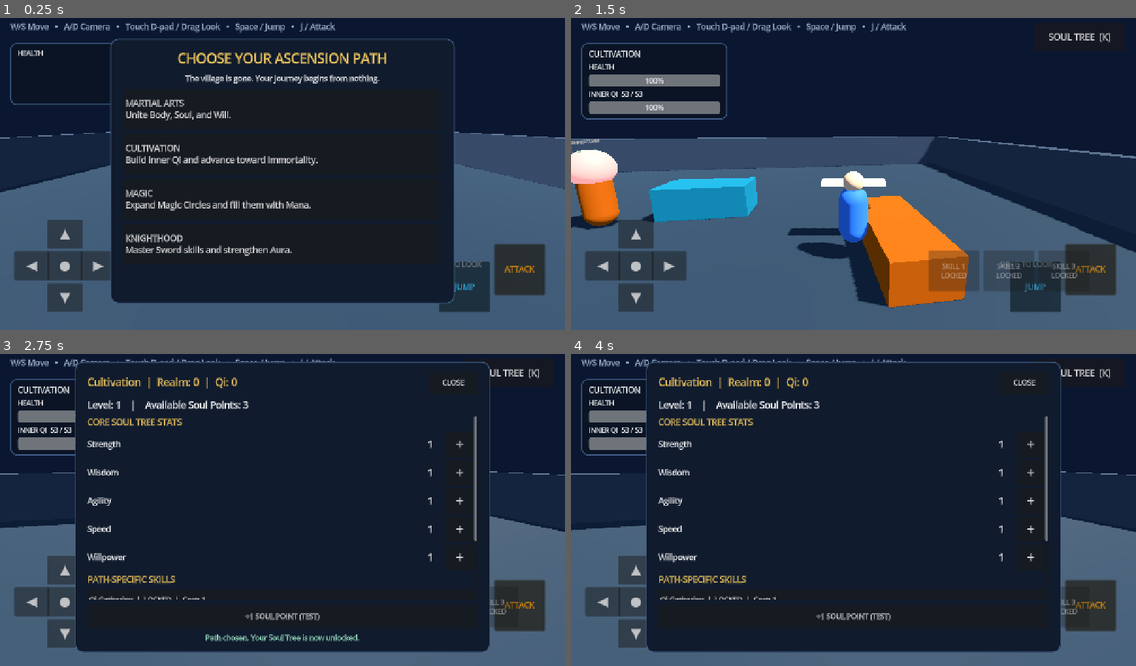
Above: before the commit, frames 1-4 (two rows, left to right).
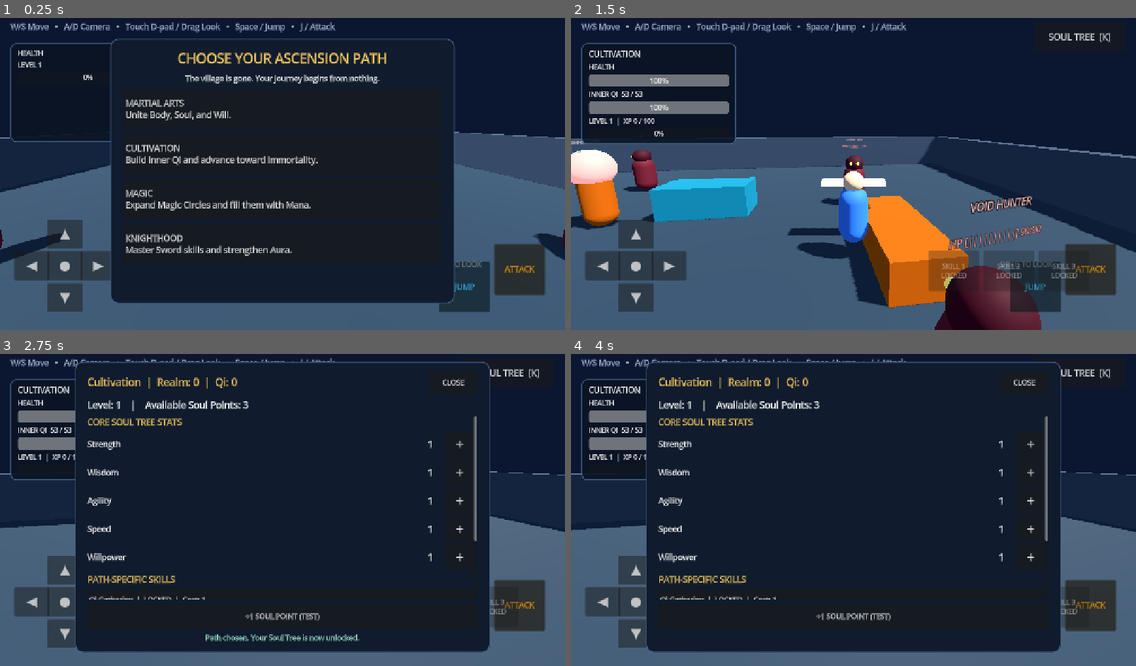
Above: after the commit, the same moments.

Repository: Hamody44/convergence-of-worlds
Game: Godot game, scene res://scenes/main.tscn
Two runs of this game, one before a commit and one after it. Both use one fixed random seed, a clock stepped at 60 frames per second and the inputs below.
Inputs (mouse positions are in pixels of both pictures, inside the frame that each line leads up to):
- Up to frame 1 (0.25 s): no input
- Up to frame 2 (1.5 s): move the mouse to (977, 155) at 0.52 s; hold D (move_right) 0.53-1.25 s; tap J (attack) at 0.6 s; click (977, 155) at 0.67 s; tap Space (jump) at 0.77 s; drag from (740, 186) to (825, 233) at 1.27 s
- Up to frame 3 (2.75 s): move the mouse to (339, 438) at 2.02 s; hold D (move_right) from 2.03 s (still down); hold K (toggle_soul_tree) from 2.03 s (still down); click (339, 438) at 2.17 s; tap J (attack) at 2.3 s
- Up to frame 4 (4 s): release D (move_right) at 2.75 s; release K (toggle_soul_tree) at 2.75 s; drag from (825, 569) to (684, 460) at 2.77 s; click "▲" at 3.5 s

The runs differ from the first frame. In frame 1, 1.0% of the frame differs, in the area x 0-100%, y 14-79%; in frame 2, 5.1%, in the area x 1-84%, y 7-100%; in frame 3, 0.3%; in frame 4, 0.3%.

Commit message:
Add Phase 4 enemies XP and player respawn

Diff:
--- /dev/null
+++ b/scenes/enemy.tscn
@@ -0,0 +1,6 @@
+[gd_scene load_steps=2 format=3]
+
+[ext_resource path="res://scripts/enemy.gd" type="Script" id="1_enemy"]
+
+[node name="Enemy" type="CharacterBody3D"]
+script = ExtResource("1_enemy")
--- /dev/null
+++ b/scripts/enemy.gd
@@ -0,0 +1,254 @@
+class_name ActionRPGEnemy
+extends CharacterBody3D
+
+@export var maximum_health: float = 90.0
+@export var detection_range: float = 11.0
+@export var melee_range: float = 2.1
+@export var attack_damage: float = 12.0
+@export var attack_interval: float = 1.6
+@export var experience_reward: int = 35
+@export var respawn_delay: float = 4.0
+
+var health: float
+var spawn_position: Vector3
+var attack_timer: float = 0.0
+var respawn_timer: float = 0.0
+var is_defeated: bool = false
+var body_visual: MeshInstance3D
+var eye_left: MeshInstance3D
+var eye_right: MeshInstance3D
+var health_label: Label3D
+var name_label: Label3D
+var status_label: Label3D
+
+func _ready() -> void:
+	collision_layer = 4
+	collision_mask = 1
+	floor_snap_length = 0.3
+	spawn_position = global_position
+	health = maximum_health
+	_build_enemy()
+	_update_health_display()
+
+func _physics_process(delta: float) -> void:
+	if is_defeated:
+		velocity = Vector3.ZERO
+		respawn_timer -= delta
+		if respawn_timer <= 0.0:
+			_respawn()
+		return
+
+	attack_timer = maxf(attack_timer - delta, 0.0)
+	var player := _get_player()
+	if player == null:
+		_patrol_idle(delta)
+		return
+
+	var distance := global_position.distance_to(player.global_position)
+	if distance <= detection_range:
+		_chase_or_attack(player, distance, delta)
+	else:
+		_patrol_idle(delta)
+
+	if not is_on_floor():
+		velocity.y -= get_gravity().length() * delta
+	else:
+		velocity.y = 0.0
+	move_and_slide()
+
+func _build_enemy() -> void:
+	var collision := CollisionShape3D.new()
+	var capsule_shape := CapsuleShape3D.new()
+	capsule_shape.radius = 0.58
+	capsule_shape.height = 2.2
+	collision.shape = capsule_shape
+	collision.position.y = 1.1
+	add_child(collision)
+
+	body_visual = MeshInstance3D.new()
+	var body_mesh := CapsuleMesh.new()
+	body_mesh.radius = 0.58
+	body_mesh.height = 2.2
+	body_mesh.radial_segments = 16
+	body_mesh.rings = 8
+	body_visual.mesh = body_mesh
+	body_visual.position.y = 1.1
+	body_visual.material_override = _make_material(Color("#641b2b"), 0.05)
+	add_child(body_visual)
+
+	var head := MeshInstance3D.new()
+	var head_mesh := SphereMesh.new()
+	head_mesh.radius = 0.48
+	head_mesh.height = 0.96
+	head.mesh = head_mesh
+	head.position = Vector3(0.0, 2.25, 0.0)
+	head.material_override = _make_material(Color("#3f1020"), 0.0)
+	add_child(head)
+
+	eye_left = _make_eye(Vector3(-0.18, 2.32, -0.42))
+	eye_right = _make_eye(Vector3(0.18, 2.32, -0.42))
+
+	name_label = Label3D.new()
+	name_label.text = "VOID HUNTER"
+	name_label.position = Vector3(0.0, 3.55, 0.0)
+	name_label.font_size = 25
+	name_label.outline_size = 7
+	name_label.modulate = Color("#fecaca")
+	add_child(name_label)
+
+	health_label = Label3D.new()
+	health_label.position = Vector3(0.0, 3.18, 0.0)
+	health_label.font_size = 24
+	health_label.outline_size = 6
+	health_label.modulate = Color("#fca5a5")
+	add_child(health_label)
+
+func _make_eye(eye_position: Vector3) -> MeshInstance3D:
+	var eye := MeshInstance3D.new()
+	var eye_mesh := SphereMesh.new()
+	eye_mesh.radius = 0.09
+	eye_mesh.height = 0.18
+	eye.mesh = eye_mesh
+	eye.position = eye_position
+	eye.material_override = _make_emission_material(Color("#fbbf24"))
+	add_child(eye)
+	return eye
+
+func _chase_or_attack(player: ActionRPGPlayer, distance: float, delta: float) -> void:
+	var direction := player.global_position - global_position
+	direction.y = 0.0
+	if direction.length_squared() <= 0.001:
+		velocity.x = move_toward(velocity.x, 0.0, 20.0 * delta)
+		velocity.z = move_toward(velocity.z, 0.0, 20.0 * delta)
+		return
+	direction = direction.normalized()
+	look_at(global_position + direction, Vector3.UP)
+	if distance > melee_range:
+		velocity.x = move_toward(velocity.x, direction.x * 2.8, 12.0 * delta)
+		velocity.z = move_toward(velocity.z, direction.z * 2.8, 12.0 * delta)
+	else:
+		velocity.x = move_toward(velocity.x, 0.0, 18.0 * delta)
+		velocity.z = move_toward(velocity.z, 0.0, 18.0 * delta)
+		if attack_timer <= 0.0:
+			attack_timer = attack_interval
+			player.take_damage(attack_damage)
+			_spawn_attack_flash()
+
+func _patrol_idle(delta: float) -> void:
+	velocity.x = move_toward(velocity.x, 0.0, 8.0 * delta)
+	velocity.z = move_toward(velocity.z, 0.0, 8.0 * delta)
+
+func take_damage(amount: float) -> void:
+	if is_defeated:
+		return
+	var applied_damage := maxf(amount, 0.0)
+	health = maxf(health - applied_damage, 0.0)
+	_show_damage_number(applied_damage)
+	_update_health_display()
+	if health <= 0.0:
+		_defeat()
+
+func _defeat() -> void:
+	is_defeated = true
+	respawn_timer = respawn_delay
+	velocity = Vector3.ZERO
+	var player := _get_player()
+	if player != null and player.stats != null:
+		player.stats.add_experience(experience_reward)
+		player.stats.advance_path_progress(0.5)
+	_spawn_death_effect()
+	body_visual.visible = false
+	eye_left.visible = false
+	eye_right.visible = false
+	name_label.visible = false
+	health_label.visible = false
+	status_label = Label3D.new()
+	status_label.text = "+%d XP\nRESPAWNING..." % experience_reward
+	status_label.position = Vector3(0.0, 2.1, 0.0)
+	status_label.font_size = 28
+	status_label.outline_size = 7
+	status_label.modulate = Color("#fde68a")
+	add_child(status_label)
+
+func _respawn() -> void:
+	is_defeated = false
+	global_position = spawn_position
+	health = maximum_health
+	attack_timer = 0.0
+	body_visual.visible = true
+	eye_left.visible = true
+	eye_right.visible = true
+	name_label.visible = true
+	health_label.visible = true
+	if is_instance_valid(status_label):
+		status_label.queue_free()
+	_update_health_display()
+
+func _get_player() -> ActionRPGPlayer:
+	var node := get_tree().get_first_node_in_group("player")
+	if node is ActionRPGPlayer:
+		return node as ActionRPGPlayer
+	return null
+
+func _update_health_display() -> void:
+	if not is_instance_valid(health_label):
+		return
+	var filled := clampi(ceili((health / maximum_health) * 10.0), 0, 10)
+	health_label.text = "HP [%s%s] %d/%d" % ["|".repeat(filled), ".".repeat(10 - filled), roundi(health), roundi(maximum_health)]
+
+func _show_damage_number(amount: float) -> void:
+	var damage_label := Label3D.new()
+	damage_label.text = "-%d" % roundi(amount)
+	damage_label.position = Vector3(0.0, 2.8, 0.0)
+	damage_label.font_size = 32
+	damage_label.modulate = Color("#fca5a5")
+	damage_label.outline_size = 7
+	add_child(damage_label)
+	var tween := damage_label.create_tween()
+	tween.set_parallel(true)
+	tween.tween_property(damage_label, "position", Vector3(0.0, 4.1, 0.0), 0.65)
+	tween.tween_property(damage_label, "modulate", Color(1.0, 1.0, 1.0, 0.0), 0.65)
+	tween.chain().tween_callback(damage_label.queue_free)
+
+func _spawn_attack_flash() -> void:
+	var flash := MeshInstance3D.new()
+	var mesh := SphereMesh.new()
+	mesh.radius = 0.24
+	mesh.height = 0.48
+	flash.mesh = mesh
+	flash.position = Vector3(0.0, 1.25, -1.0)
+	flash.material_override = _make_emission_material(Color("#ef4444"))
+	add_child(flash)
+	var tween := flash.create_tween()
+	tween.tween_property(flash, "scale", Vector3.ONE * 1.8, 0.16)
+	tween.tween_property(flash, "modulate", Color(1.0, 1.0, 1.0, 0.0), 0.16)
+	tween.tween_callback(flash.queue_free)
+
+func _spawn_death_effect() -> void:
+	var ring := MeshInstance3D.new()
+	var mesh := TorusMesh.new()
+	mesh.inner_radius = 0.35
+	mesh.outer_radius = 1.1
+	ring.mesh = mesh
+	ring.position.y = 0.12
+	ring.material_override = _make_emission_material(Color("#ef4444"))
+	add_child(ring)
+	var tween := ring.create_tween()
+	tween.set_parallel(true)
+	tween.tween_property(ring, "scale", Vector3.ONE * 2.2, 0.55)
+	tween.tween_property(ring, "modulate", Color(1.0, 1.0, 1.0, 0.0), 0.55)
+	tween.chain().tween_callback(ring.queue_free)
+
+func _make_material(color: Color, metallic: float) -> StandardMaterial3D:
+	var material := StandardMaterial3D.new()
+	material.albedo_color = color
+	material.metallic = metallic
+	material.roughness = 0.72
+	return material
+
+func _make_emission_material(color: Color) -> StandardMaterial3D:
+	var material := _make_material(color, 0.0)
+	material.emission_enabled = true
+	material.emission = color
+	material.emission_energy_multiplier = 3.0
+	return material
--- a/scripts/main.gd
+++ b/scripts/main.gd
@@ -3,6 +3,7 @@
 const PLAYER_SCRIPT := preload("res://scripts/player.gd")
 const STATS_SCRIPT := preload("res://scripts/player_stats.gd")
 const DUMMY_SCRIPT := preload("res://scripts/training_dummy.gd")
+const ENEMY_SCENE := preload("res://scenes/enemy.tscn")
 const TOUCH_UI_SCRIPT := preload("res://ui/touch_ui.gd")
 const PROGRESSION_UI_SCRIPT := preload("res://ui/progression_ui.gd")
 const COMBAT_UI_SCRIPT := preload("res://ui/combat_ui.gd")
@@ -13,6 +14,7 @@
 	_build_world()
 	_build_player()
 	_build_training_dummies()
+	_build_enemies()
 	_build_touch_ui()
 	_build_progression_ui()
 	_build_combat_ui()
@@ -46,7 +48,7 @@
 	_make_box("ObstacleC", Vector3(0.0, 0.6, 7.0), Vector3(5.0, 1.2, 2.0), Color("#b45309"))
 
 	var label := Label3D.new()
-	label.text = "ASCENSION — PHASE 3"
+	label.text = "ASCENSION — PHASE 4"
 	label.position = Vector3(0.0, 4.0, -10.0)
 	label.font_size = 48
 	label.modulate = Color("#f8fafc")
@@ -58,6 +60,7 @@
 	player.name = "Player"
 	player.stats = STATS_SCRIPT.new()
 	player.position = Vector3(0.0, 0.2, 6.0)
+	player.arena_spawn_position = player.position
 	add_child(player)
 
 func _build_training_dummies() -> void:
@@ -69,6 +72,19 @@
 	second_dummy.name = "TrainingDummyB"
 	second_dummy.position = Vector3(4.0, 0.0, -5.0)
 	add_child(second_dummy)
+
+func _build_enemies() -> void:
+	var spawn_positions := [
+		Vector3(-10.0, 0.2, -7.0),
+		Vector3(10.0, 0.2, -7.0),
+		Vector3(-9.0, 0.2, 7.0),
+		Vector3(9.0, 0.2, 7.0)
+	]
+	for index: int in range(spawn_positions.size()):
+		var enemy := ENEMY_SCENE.instantiate() as ActionRPGEnemy
+		enemy.name = "VoidHunter%d" % (index + 1)
+		enemy.position = spawn_positions[index]
+		add_child(enemy)
 
 func _build_touch_ui() -> void:
 	var touch_ui: TouchUI = TOUCH_UI_SCRIPT.new()
--- a/scripts/player.gd
+++ b/scripts/player.gd
@@ -4,6 +4,9 @@
 signal health_changed(current: float, maximum: float)
 signal energy_changed(current: float, maximum: float, energy_name: String)
 signal skill_state_changed(slot: int, skill_name: String, unlocked: bool, cooldown_ratio: float, enough_energy: bool)
+signal defeated
+signal respawned
+signal level_up(new_level: int)
 
 @export var stats: PlayerStats = PlayerStats.new()
 
@@ -34,6 +37,8 @@
 var golden_aura_time: float = 0.0
 var golden_aura_bonus: float = 1.0
 var skill_cooldowns: Dictionary = {}
+var arena_spawn_position: Vector3 = Vector3.ZERO
+var is_defeated: bool = false
 
 var visual: MeshInstance3D
 var camera_rig: Node3D
@@ -43,12 +48,14 @@
 var basic_hitbox: Area3D
 
 func _ready() -> void:
+	add_to_group("player")
 	_build_player_nodes()
 	_build_basic_hitbox()
 	_apply_camera_rotation()
 	if stats != null:
 		stats.stat_changed.connect(_on_stat_changed)
 		stats.path_selected.connect(_on_path_selected)
+		stats.level_up.connect(_on_stats_level_up)
 		_sync_derived_stats()
 		_reset_energy()
 
@@ -127,6 +134,9 @@
 	add_child(basic_hitbox)
 
 func _physics_process(delta: float) -> void:
+	if is_defeated:
+		velocity = Vector3.ZERO
+		return
 	_update_combat_timers(delta)
 	var camera_turn := 0.0
 	if Input.is_action_pressed("move_left"):
@@ -182,7 +192,7 @@
 	return (keyboard + touch_input).limit_length(1.0)
 
 func basic_attack() -> void:
-	if attack_cooldown > 0.0:
+	if is_defeated or attack_cooldown > 0.0:
 		return
 	attack_cooldown = attack_interval
 	attack_flash_time = 0.22
@@ -221,7 +231,7 @@
 	)
 
 func use_skill(slot: int) -> void:
-	if stats.chosen_path == PlayerStats.Path.NONE or slot < 1 or slot > 3:
+	if is_defeated or stats.chosen_path == PlayerStats.Path.NONE or slot < 1 or slot > 3:
 		return
 	var definitions := stats.get_skill_definitions()
 	if definitions.size() < slot:
@@ -290,7 +300,11 @@
 	stats.advance_path_progress(1.0)
 
 func take_damage(amount: float) -> void:
+	if is_defeated:
+		return
 	var reduced := amount
+	var willpower_multiplier := clampf(1.0 - float(maxi(stats.willpower - 1, 0)) * 0.05, 0.4, 1.0)
+	reduced *= willpower_multiplier
 	if iron_body_time > 0.0:
 		reduced *= 0.45
 	if arcane_shield_time > 0.0 and arcane_shield_strength > 0.0:
@@ -302,8 +316,29 @@
 	health = maxf(health - reduced, 0.0)
 	health_changed.emit(health, max_health)
 	if health <= 0.0:
-		health = max_health
-		health_changed.emit(health, max_health)
+		is_defeated = true
+		velocity = Vector3.ZERO
+		defeated.emit()
+
+func respawn_at(spawn_position: Vector3 = arena_spawn_position) -> void:
+	arena_spawn_position = spawn_position
+	global_position = spawn_position
+	velocity = Vector3.ZERO
+	is_defeated = false
+	health = max_health
+	path_energy = max_path_energy
+	attack_cooldown = 0.0
+	health_changed.emit(health, max_health)
+	energy_changed.emit(path_energy, max_path_energy, _energy_name())
+	respawned.emit()
+
+func _on_stats_level_up(new_level: int) -> void:
+	health = max_health
+	path_energy = max_path_energy
+	health_changed.emit(health, max_health)
+	energy_changed.emit(path_energy, max_path_energy, _energy_name())
+	_spawn_level_up_effect()
+	level_up.emit(new_level)
 
 func rotate_camera_by(delta_pixels: Vector2) -> void:
 	camera_yaw -= delta_pixels.x * CAMERA_SENSITIVITY
@@ -498,6 +533,22 @@
 	tween.tween_property(effect, "modulate", Color(1.0, 1.0, 1.0, 0.0), duration)
 	tween.chain().tween_callback(effect.queue_free)
 
+func _spawn_level_up_effect() -> void:
+	var ring := MeshInstance3D.new()
+	var mesh := TorusMesh.new()
+	mesh.inner_radius = 0.75
+	mesh.outer_radius = 1.05
+	ring.mesh = mesh
+	ring.position = Vector3(0.0, 0.12, 0.0)
+	ring.material_override = _make_emission_material(Color("#facc15"))
+	add_child(ring)
+	var tween := ring.create_tween()
+	tween.set_parallel(true)
+	tween.tween_property(ring, "position:y", 3.0, 1.0)
+	tween.tween_property(ring, "scale", Vector3.ONE * 2.4, 1.0)
+	tween.tween_property(ring, "modulate", Color(1.0, 1.0, 1.0, 0.0), 1.0)
+	tween.chain().tween_callback(ring.queue_free)
+
 func _apply_camera_rotation() -> void:
 	if camera_rig == null:
 		return
--- a/scripts/player_stats.gd
+++ b/scripts/player_stats.gd
@@ -7,6 +7,8 @@
 signal soul_points_changed(new_value: int)
 signal skill_changed(skill_id: String, unlocked: bool)
 signal progression_changed
+signal experience_changed(current: int, maximum: int)
+signal level_up(new_level: int)
 
 enum Path {
 	NONE,
@@ -64,18 +66,24 @@
 	soul_points = 3
 	path_selected.emit(chosen_path)
 	soul_points_changed.emit(soul_points)
+	experience_changed.emit(experience, experience_to_next_level)
 	return true
 
 func add_experience(amount: int) -> void:
 	if amount <= 0:
 		return
 	experience += amount
+	var did_level_up := false
 	while experience >= experience_to_next_level:
 		experience -= experience_to_next_level
 		level += 1
-		soul_points += 1
+		soul_points += 2
 		experience_to_next_level = 100 + (level - 1) * 35
+		did_level_up = true
 	soul_points_changed.emit(soul_points)
+	experience_changed.emit(experience, experience_to_next_level)
+	if did_level_up:
+		level_up.emit(level)
 
 func add_test_soul_point() -> void:
 	soul_points += 1
--- a/ui/combat_ui.gd
+++ b/ui/combat_ui.gd
@@ -4,19 +4,30 @@
 var player: ActionRPGPlayer
 var health_bar: ProgressBar
 var energy_bar: ProgressBar
+var xp_bar: ProgressBar
+var level_label: Label
 var energy_name_label: Label
 var path_label: Label
 var skill_buttons: Dictionary = {}
 var skill_state: Dictionary = {}
+var level_up_banner: Label
+var respawn_overlay: PanelContainer
 
 func _ready() -> void:
+	layer = 10
 	_build_hud()
 	player.health_changed.connect(_on_health_changed)
 	player.energy_changed.connect(_on_energy_changed)
 	player.skill_state_changed.connect(_on_skill_state_changed)
+	player.defeated.connect(_on_player_defeated)
+	player.respawned.connect(_on_player_respawned)
+	player.level_up.connect(_on_player_level_up)
 	player.stats.path_selected.connect(_on_path_selected)
+	player.stats.experience_changed.connect(_on_experience_changed)
 	_on_health_changed(player.health, player.max_health)
 	_on_energy_changed(player.path_energy, player.max_path_energy, player._energy_name())
+	_on_experience_changed(player.stats.experience, player.stats.experience_to_next_level)
+	level_label.text = "LEVEL %d" % player.stats.level
 	for slot: int in range(1, 4):
 		_add_skill_button(slot)
 	_update_path_visibility(player.stats.chosen_path != PlayerStats.Path.NONE)
@@ -30,7 +41,7 @@
 
 	var panel := PanelContainer.new()
 	panel.position = Vector2(24.0, 70.0)
-	panel.size = Vector2(330.0, 140.0)
+	panel.size = Vector2(350.0, 224.0)
 	panel.add_theme_stylebox_override("panel", _make_style(Color(0.04, 0.08, 0.14, 0.9), Color("#45658f")))
 	root.add_child(panel)
 	var margin := MarginContainer.new()
@@ -64,6 +75,66 @@
 	energy_bar.show_percentage = true
 	energy_bar.add_theme_font_size_override("font_size", 16)
 	bars.add_child(energy_bar)
+	level_label = Label.new()
+	level_label.text = "LEVEL 1"
+	level_label.add_theme_font_size_override("font_size", 15)
+	bars.add_child(level_label)
+	xp_bar = ProgressBar.new()
+	xp_bar.custom_minimum_size = Vector2(0.0, 24.0)
+	xp_bar.show_percentage = true
+	xp_bar.add_theme_font_size_override("font_size", 14)
+	bars.add_child(xp_bar)
+
+	level_up_banner = Label.new()
+	level_up_banner.text = "LEVEL UP!"
+	level_up_banner.horizontal_alignment = HORIZONTAL_ALIGNMENT_CENTER
+	level_up_banner.vertical_alignment = VERTICAL_ALIGNMENT_CENTER
+	level_up_banner.set_anchors_preset(Control.PRESET_CENTER_TOP)
+	level_up_banner.position = Vector2(-180.0, 30.0)
+	level_up_banner.size = Vector2(360.0, 80.0)
+	level_up_banner.add_theme_color_override("font_color", Color("#fde68a"))
+	level_up_banner.add_theme_font_size_override("font_size", 38)
+	level_up_banner.visible = false
+	root.add_child(level_up_banner)
+	_build_respawn_overlay(root)
+
+func _build_respawn_overlay(root: Control) -> void:
+	respawn_overlay = PanelContainer.new()
+	respawn_overlay.name = "RespawnOverlay"
+	respawn_overlay.set_anchors_preset(Control.PRESET_CENTER)
+	respawn_overlay.position = Vector2(-230.0, -150.0)
+	respawn_overlay.size = Vector2(460.0, 300.0)
+	respawn_overlay.mouse_filter = Control.MOUSE_FILTER_STOP
+	respawn_overlay.add_theme_stylebox_override("panel", _make_style(Color(0.05, 0.02, 0.04, 0.96), Color("#ef4444")))
+	respawn_overlay.visible = false
+	root.add_child(respawn_overlay)
+	var margin := MarginContainer.new()
+	margin.add_theme_constant_override("margin_left", 28)
+	margin.add_theme_constant_override("margin_right", 28)
+	margin.add_theme_constant_override("margin_top", 24)
+	margin.add_theme_constant_override("margin_bottom", 24)
+	respawn_overlay.add_child(margin)
+	var content := VBoxContainer.new()
+	content.add_theme_constant_override("separation", 18)
+	margin.add_child(content)
+	var title := Label.new()
+	title.text = "YOU FELL"
+	title.horizontal_alignment = HORIZONTAL_ALIGNMENT_CENTER
+	title.add_theme_color_override("font_color", Color("#fecaca"))
+	title.add_theme_font_size_override("font_size", 32)
+	content.add_child(title)
+	var subtitle := Label.new()
+	subtitle.text = "Your journey is not over."
+	subtitle.horizontal_alignment = HORIZONTAL_ALIGNMENT_CENTER
+	subtitle.add_theme_font_size_override("font_size", 18)
+	content.add_child(subtitle)
+	var button := Button.new()
+	button.text = "RESPAWN"
+	button.custom_minimum_size = Vector2(0.0, 78.0)
+	button.add_theme_font_size_override("font_size", 25)
+	button.focus_mode = Control.FOCUS_NONE
+	button.pressed.connect(_on_respawn_pressed)
+	content.add_child(button)
 
 func _add_skill_button(slot: int) -> void:
 	var button := Button.new()
@@ -91,6 +162,35 @@
 	energy_bar.max_value = maximum
 	energy_bar.value = current
 	energy_name_label.text = "%s  %.0f / %.0f" % [energy_name.to_upper(), current, maximum]
+
+func _on_experience_changed(current: int, maximum: int) -> void:
+	if xp_bar == null:
+		return
+	xp_bar.max_value = maximum
+	xp_bar.value = current
+	level_label.text = "LEVEL %d  |  XP %d / %d" % [player.stats.level, current, maximum]
+
+func _on_player_level_up(new_level: int) -> void:
+	level_label.text = "LEVEL %d  |  XP %d / %d" % [new_level, player.stats.experience, player.stats.experience_to_next_level]
+	level_up_banner.text = "LEVEL %d UP!" % new_level
+	level_up_banner.visible = true
+	var tween := level_up_banner.create_tween()
+	tween.tween_interval(1.8)
+	tween.tween_property(level_up_banner, "modulate", Color(1.0, 1.0, 1.0, 0.0), 0.45)
+	tween.tween_callback(func() -> void:
+		if is_instance_valid(level_up_banner):
+			level_up_banner.visible = false
+			level_up_banner.modulate = Color.WHITE
+	)
+
+func _on_player_defeated() -> void:
+	respawn_overlay.visible = true
+
+func _on_player_respawned() -> void:
+	respawn_overlay.visible = false
+
+func _on_respawn_pressed() -> void:
+	player.respawn_at(player.arena_spawn_position)
 
 func _on_skill_state_changed(slot: int, skill_name: String, unlocked: bool, cooldown_ratio: float, enough_energy: bool) -> void:
 	skill_state[slot] = {"name": skill_name, "unlocked": unlocked, "cooldown": cooldown_ratio, "enough": enough_energy}
Not shown, added: scripts/enemy.gd.uid
Not shown, added: phase_4_update.zip
